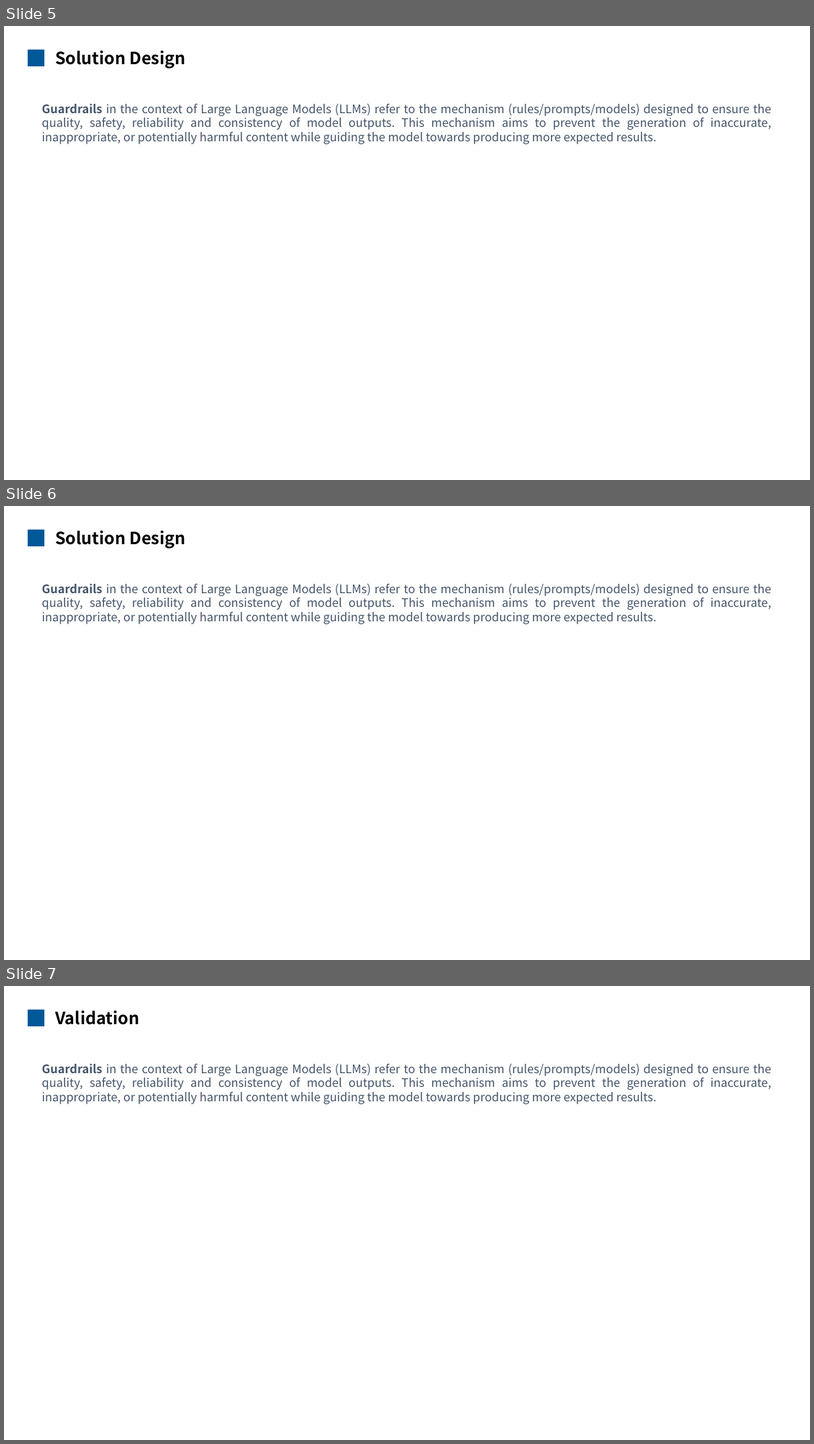
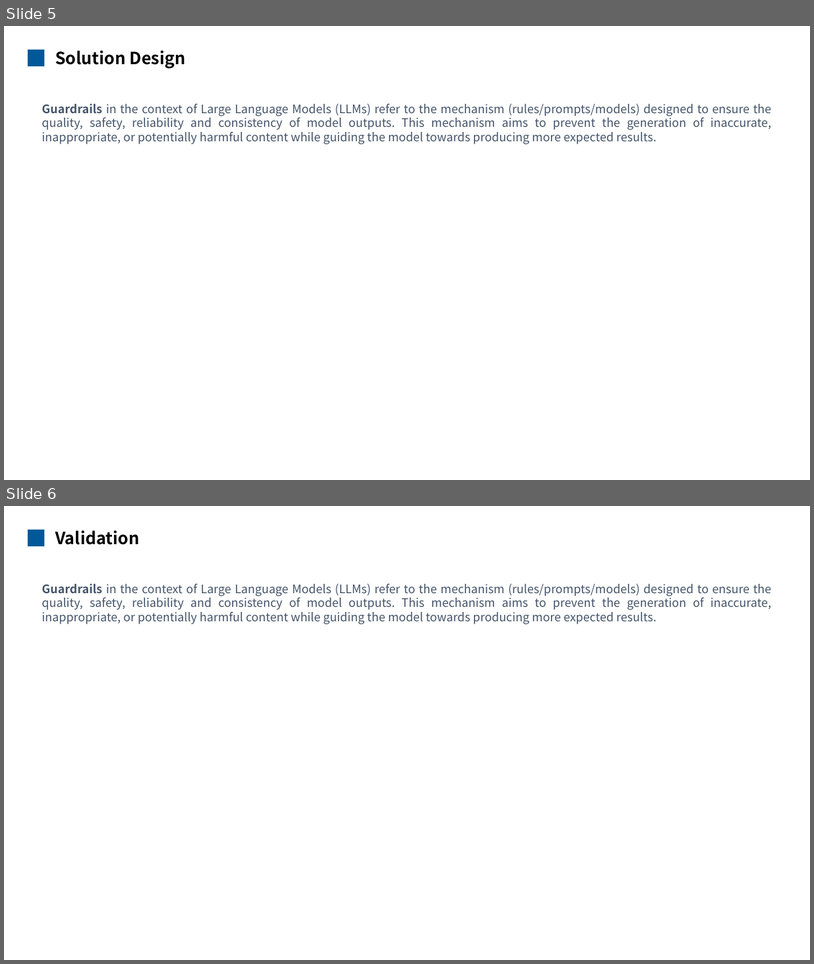
Before and after one commit to mengqinxue/Guardrails, a slide deck: docs/Guardrails Presentation.pptx. Shown one above the other, each under a label of ours: slides 5, 6 and 7 before the commit, slides 5 and 6 after it. The pictures are 814x1444 and 814x964 pixels, drawn with LibreOffice and Linux fonts; fonts in the diff are those of the drawing. Boxes give left, top, right and bottom in pixels: in the first picture for what was removed or moved away, otherwise in the second. Text is boxed around its words. In the diff, an @@ line names an element or a change of style, - is before the commit and + after.

```diff
--- a/docs/Guardrails Presentation.pptx
+++ b/docs/Guardrails Presentation.pptx
@@ slide 6 removed at bbox=[4, 506, 810, 960], background #FFFFFF @@
@@ rectangle removed at bbox=[28, 530, 44, 546] @@
@@ text removed at bbox=[55, 530, 186, 548] @@
-Solution Design
@@ text removed at bbox=[42, 584, 772, 624] @@
-Guardrails in the context of Large Language Models (LLMs) refer to the mechanism (rules/prompts/models) designed to ensure the quality, safety, reliability and consistency of model outputs. This mechanism aims to prevent the generation of inaccurate, inappropriate, or potentially harmful content while guiding the model towards producing more expected results.
@@ what was slide 7 is now slide 6 @@
```
Also in this commit, not shown: 5 other files.
